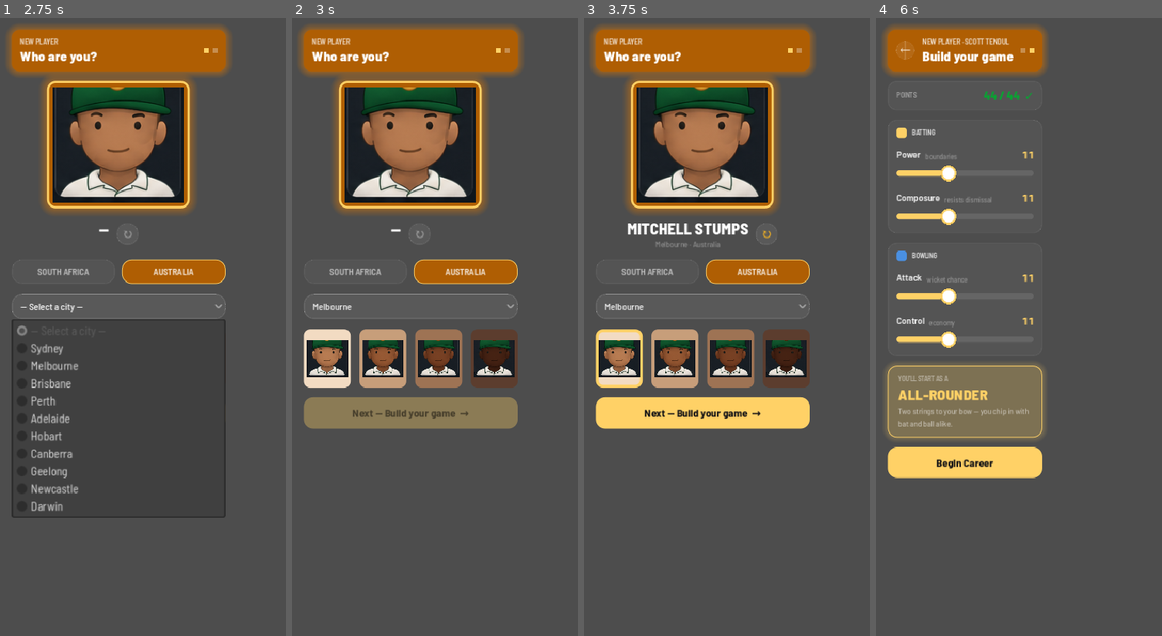
Above: before the commit, frames 1-4 (left to right).
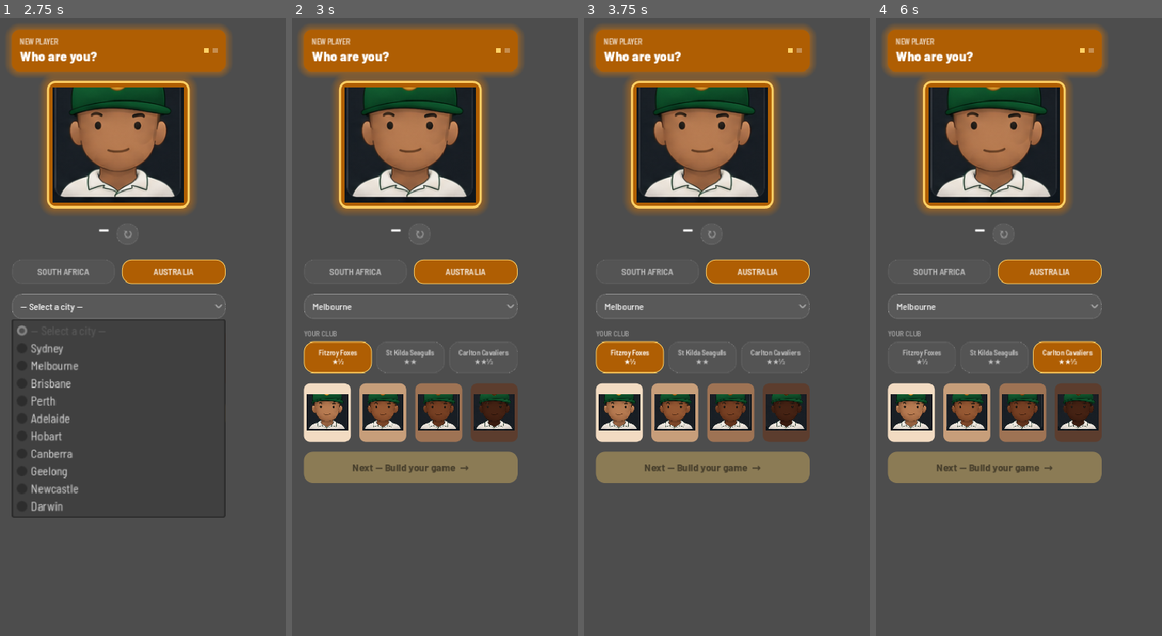
Above: after the commit, the same moments.

Repository: nico101rsa/cricket-v3
Game: Godot game, scene res://scenes/main.tscn
Two runs of this game, one before a commit and one after it. Both use one fixed random seed, a clock stepped at 60 frames per second and the inputs below.
Inputs (mouse positions are in pixels of both pictures, inside the frame that each line leads up to):
- Up to frame 1 (2.75 s): click "SOUTH AFRICA" at 0.5 s; click "AUSTRALIA" at 1.25 s; click "— Select a city —" at 2 s
- Up to frame 2 (3 s): click (326, 357) at 2.77 s
- Up to frame 3 (3.75 s): click (629, 357) at 3.5 s, where only the run after the commit has a clickable "Fitzroy Foxes ★½"
- Up to frame 4 (6 s): click (993, 357) at 4.25 s, where only the run after the commit has a clickable "St Kilda Seagulls ★★"; click (1067, 357) at 5 s, where only the run after the commit has a clickable "Carlton Cavaliers ★★½"; click (996, 413) at 5.75 s, where only the run before the commit has a clickable "Next — Build your game →"

Frame 1 is identical in both runs. In frame 2, 16% of the frame differs, in the area x 4-79%, y 50-76%; in frame 3, 17%; in frame 4, 32%, in the area x 3-81%, y 1-76%.

Commit message:
feat: T11 task 4 -- YOUR CLUB 3-tile pick on Identity (DCC4-DCC6)
Co-Authored-By: Claude Fable 5 <noreply@anthropic.com>

Diff:
--- a/scenes/player_creation/identity.gd
+++ b/scenes/player_creation/identity.gd
@@ -26,6 +26,8 @@
 var _country_sa_btn: Button
 var _country_aus_btn: Button
 var _city_dropdown: OptionButton
+var _club_box: VBoxContainer
+var _club_buttons: Array = []
 var _appearance_picker: AppearancePicker
 var _next_btn: Button
 
@@ -77,6 +79,7 @@
 	body.add_child(_build_name_block())
 	body.add_child(_build_country_toggle())
 	body.add_child(_build_city_pill())
+	body.add_child(_build_club_pick())
 	body.add_child(_build_appearance())
 
 	_next_btn = Button.new()
@@ -198,6 +201,27 @@
 	_city_dropdown.item_selected.connect(_on_city_selected)
 	return _city_dropdown
 
+# T11 (DCC4/DCC5/DCC6): the 1-of-3 starting-club pick — city-bank names for the
+# 3 lowest-★ Club slots (1.5/2.0/2.5, existing ladder made visible), seg-button
+# style, slot 0 preselected, never gates Next. Hidden until a city is chosen.
+func _build_club_pick() -> Control:
+	_club_box = VBoxContainer.new()
+	_club_box.add_theme_constant_override("separation", 5)
+	_club_box.add_child(_lbl("YOUR CLUB", 10, Palette.WHITE_DIM, Fonts.W_LABEL))
+	var row := HBoxContainer.new()
+	row.add_theme_constant_override("separation", 6)
+	var stars := [1.5, 2.0, 2.5]   # CareerResolver.STAR_LADDER slots 0-2
+	for i in range(3):
+		var b := _seg_button("")
+		b.add_theme_font_size_override("font_size", 10)
+		b.pressed.connect(_on_club_pressed.bind(i))
+		b.set_meta("stars", stars[i])
+		row.add_child(b)
+		_club_buttons.append(b)
+	_club_box.add_child(row)
+	_club_box.visible = false
+	return _club_box
+
 func _build_appearance() -> Control:
 	_appearance_picker = AppearancePicker.new()
 	_appearance_picker.alignment = BoxContainer.ALIGNMENT_CENTER
@@ -244,6 +268,7 @@
 	_refresh_hero()
 	_refresh_country_buttons()
 	_refresh_city_dropdown()
+	_refresh_club_tiles()                     # T11: city reset -> section hides
 	_refresh_appearance_picker()              # picker enables now that a Country exists
 	_refresh_name_label()
 	_refresh_next_enabled()
@@ -254,7 +279,23 @@
 	else:
 		_draft.city = _city_dropdown.get_item_text(idx)
 	_refresh_name_label()                     # the name sub shows "City · Country"
+	_refresh_club_tiles()                     # T11: the 3 offered clubs follow the city
 	_refresh_next_enabled()
+
+func _on_club_pressed(i: int) -> void:
+	_draft.club_slot = i
+	_refresh_club_tiles()
+
+func _refresh_club_tiles() -> void:
+	var show := _draft.city != "" and CityClubs.has_bank(_draft.city)
+	_club_box.visible = show
+	if not show:
+		return
+	var bank := CityClubs.bank(_draft.city)
+	for i in range(3):
+		var b: Button = _club_buttons[i]
+		b.text = "%s\n%s" % [bank[i], Display.stars_str(b.get_meta("stars"))]
+		_style_seg(b, _draft.club_slot == i)
 
 func _on_appearance_selected(bucket: int) -> void:
 	_draft.appearance = bucket
@@ -283,6 +324,7 @@
 	_refresh_hero()
 	_refresh_country_buttons()
 	_refresh_city_dropdown()
+	_refresh_club_tiles()
 	_refresh_appearance_picker()
 	_refresh_name_label()
 	_refresh_next_enabled()
--- a/tests/unit/test_identity_scene.gd
+++ b/tests/unit/test_identity_scene.gd
@@ -131,3 +131,43 @@
 	for bucket in Appearance.all():
 		var btn: Button = identity._appearance_picker.button_for(bucket)
 		assert_eq(btn.icon, PortraitLibrary.texture_for(bucket, 0), Appearance.to_key(bucket) + " tile wears its face")
+
+# --- T11 city clubs (spec 2026-07-04 DCC4/DCC5/DCC6) --------------------------
+
+func _city_index(city: String) -> int:
+	for i in range(identity._city_dropdown.item_count):
+		if identity._city_dropdown.get_item_text(i) == city:
+			return i
+	return -1
+
+func test_club_pick_tiles_exist_and_follow_city():
+	identity._on_country_pressed(Country.Code.SA)
+	identity._on_city_selected(_city_index("Pretoria"))
+	await get_tree().process_frame
+	var tiles: Array = identity._club_buttons
+	assert_eq(tiles.size(), 3, "3 starting clubs offered (DCC5)")
+	for i in range(3):
+		assert_eq(tiles[i].text.split("\n")[0], CityClubs.bank("Pretoria")[i],
+			"tile %d named from the city bank" % i)
+		assert_true(tiles[i].is_visible_in_tree(), "tile %d visible" % i)
+		assert_gt(tiles[i].size.y, 0.0, "tile %d not collapsed" % i)
+	assert_true(tiles[0].button_pressed, "slot 0 preselected (DCC6)")
+
+func test_club_pick_writes_draft_and_survives_advance():
+	identity._on_country_pressed(Country.Code.SA)
+	identity._on_city_selected(_city_index("Pretoria"))
+	identity._on_club_pressed(2)
+	var captured: Array = []
+	identity.advance_to_build.connect(func(d): captured.append(d))
+	identity._on_appearance_selected(Appearance.Bucket.WHITE)
+	identity._on_next_pressed()
+	assert_eq(captured.size(), 1, "advanced")
+	assert_eq(captured[0].club_slot, 2, "the pick rides the draft (DCC7)")
+
+func test_club_section_hidden_without_city_and_next_not_gated():
+	identity._on_country_pressed(Country.Code.SA)
+	await get_tree().process_frame
+	assert_false(identity._club_box.visible, "no city yet -> section hidden (DCC6)")
+	identity._on_city_selected(_city_index("Cape Town"))
+	identity._on_appearance_selected(Appearance.Bucket.WHITE)
+	assert_false(identity._next_btn.disabled, "club pick never gates Next (DCC6)")
